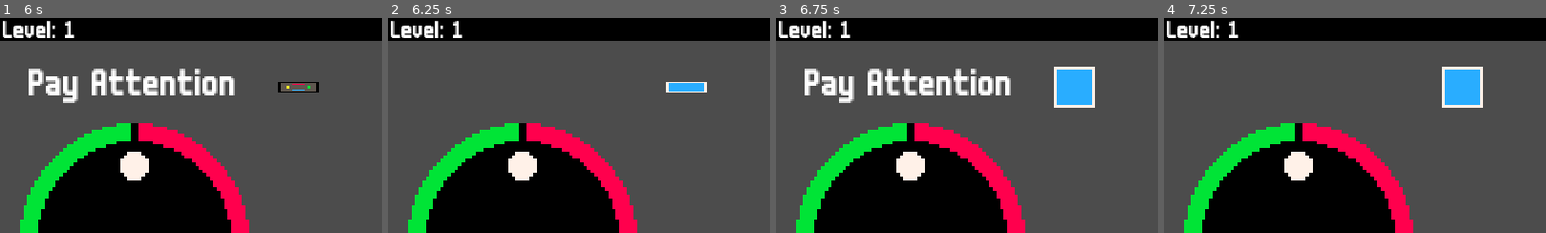
Above: before the commit, frames 1-4 (left to right).
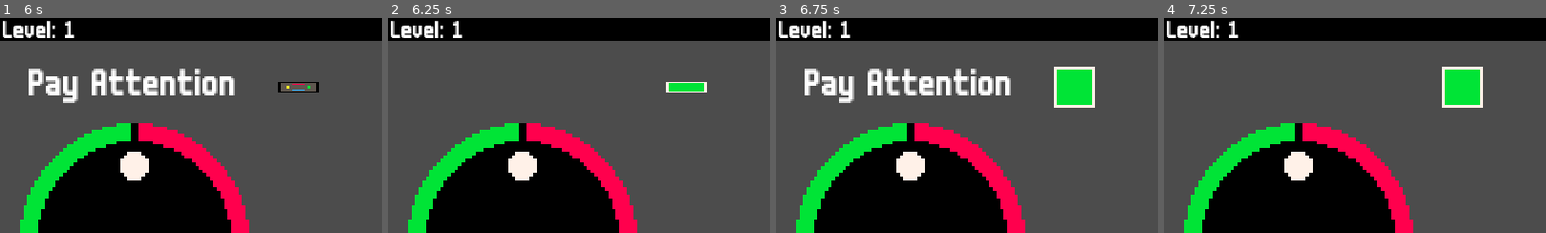
Above: after the commit, the same moments.

Repository: sugarvoid/memory-space
Game: Godot game, scene res://scene/SplashScreen.tscn
Two runs of this game, one before a commit and one after it. Both use one fixed random seed, a clock stepped at 60 frames per second and the inputs below.
Inputs:
- Up to frame 1 (6 s): tap Enter (ui_accept) at 0.5, 0.77, 1.52, 2, 2.75, 3.02, 3.77, 4.52, 5 s; hold Space (space) 0.53-1.28 s; tap Space (space) at 1.35, 2.85, 3.5, 4.35, 5.85 s; hold Space (space) 2.03-2.78 s; hold Space (space) 3.53-4.28 s; hold Space (space) 5.03-5.78 s
- Up to frame 2 (6.25 s): tap Enter (ui_accept) at 6.02 s
- Up to frame 3 (6.75 s): hold Space (space) from 6.53 s (still down)
- Up to frame 4 (7.25 s): keep holding Space (space); tap Enter (ui_accept) at 6.77 s
The pictures show only the part of the screen within x 0-50%, y 0-50%; the shares and areas given below are measured in that part.

Frame 1 is identical in both runs. In frame 2, 0.4% of the frame differs, in the area x 73-83%, y 30-35%; in frame 3, 1.5%, in the area x 73-83%, y 24-41%; in frame 4, 1.5%.

Commit message:
Added normal mode

Diff:
--- a/Game.gd
+++ b/Game.gd
@@ -1,14 +1,14 @@
 extends Node2D
 
 
+onready var square_container = get_node("SquareContainer")
+onready var pSquare = preload("res://Section.tscn")
+onready var starting_position: Vector2 = get_node("StartingPos").position
+
+
 const level_string = "Level: %s"
-
-onready var square_container = get_node("SquareContainer")
-
-onready var pSquare = preload("res://Section.tscn")
-
-
-onready var starting_position: Vector2 = get_node("StartingPos").position
+const row_one_y = 55
+const row_two_y = 95
 
 
 enum GAME_STATE {
@@ -28,21 +28,15 @@
 var current_level: int
 var is_level_over: bool = false
 var state = GAME_STATE.BEFORE_ROUND
-var game_mode = GAME_MODE.EASY
+var game_mode = GAME_MODE.NORMAL
 var desired_pattern : Array
 var player_seleted_pattern : Array
 var player_current_guess: int
 var w_space: int
 var done_checking: bool = false
-
-
-
-
-const row_one_y = 55
-const row_two_y = 95
-
-
+var NORMAL_MODE_PATTERN: Array = []
 var square_pos: Array
+
 
 
 func _int_to_color(number: int) -> String:
@@ -54,33 +48,30 @@
 	]
 	return strings[number]
 
+
 func _ready():
 	current_level = 1
-
+	rng = RandomNumberGenerator.new()
 	_fill_in_postions()
 
+
+	if game_mode == GAME_MODE.NORMAL:
+		NORMAL_MODE_PATTERN.resize(50)
+		_create_normal_pattern()
+
 	_start_new_level()
 
 
 
-
-	rng = RandomNumberGenerator.new()
-
-
-
-
 func _add_squares():
-
 	for c in square_container.get_children():
 		c.queue_free()
 
 	for l in current_level:
 		_spawnSquare(square_pos[l])
 
+
 func _process(_delta):
-
-
-
 	_update_level_label()
 	if Input.is_action_pressed("ui_cancel"):
 		get_tree().quit()
@@ -104,8 +95,14 @@
 				done_checking = false
 
 
+func _create_normal_pattern() -> void:
+	for i in 50:
+		NORMAL_MODE_PATTERN[i] = _get_random_number()
+
+
 func _update_level_label() -> void:
 	$LblLevel.text = level_string % str(current_level)
+
 
 func _compare_squares() -> void:
 	#print(square_container.get_children())
@@ -148,28 +145,30 @@
 
 
 
-
 func _spawnSquare(pos: Vector2) -> void:
 	var new_square = pSquare.instance()
 	new_square.position = pos
 	$SquareContainer.add_child(new_square)
 
+
 func _resizeArrays(cur_lvl: int):
-	pass
-	#self.desired_pattern.clear()
 	self.player_seleted_pattern.clear()
-	#self.desired_pattern.resize(cur_lvl)
 	self.player_seleted_pattern.resize(cur_lvl)
+
 
 func _reset_player_guess() -> void:
 	player_current_guess = 0
 
 
-func _generate_new_pattern() -> void:
-	print(game_mode)
-	_resizeArrays(self.current_level)
-	for n in self.current_level:
-		desired_pattern[n] = _get_random_number()
+func _generate_level_pattern() -> void:
+	match(game_mode):
+		GAME_MODE.EASY:
+			desired_pattern = Global.EASY_MODE_PATTERN.slice(0, (current_level - 1) )
+		GAME_MODE.NORMAL:
+			desired_pattern = NORMAL_MODE_PATTERN.slice(0, (current_level - 1) )
+		GAME_MODE.HARD:
+			for n in self.current_level:
+				desired_pattern[n] = _get_random_number()
 
 
 func _start_ball() -> void:
@@ -190,10 +189,6 @@
 		pass
 		#square_container.get_child(n).set_result_sprite(player_seleted_pattern[n] == desired_pattern[n])
 		#square_container.get_child(n).show_result()
-
-	print('desired pattern')
-	for i in desired_pattern:
-		print(_int_to_color(i))
 
 
 
@@ -238,15 +233,9 @@
 	is_level_over = false
 	player_current_guess = 0
 
-	match(game_mode):
-		GAME_MODE.EASY:
-			_resizeArrays(self.current_level)
-			desired_pattern = Global.EASY_MODE_PATTERN.slice(0, (current_level - 1) )
-			print(desired_pattern)
-		GAME_MODE.NORMAL:
-			pass
-		GAME_MODE.HARD:
-			_generate_new_pattern()
+	_resizeArrays(self.current_level)
+
+	_generate_level_pattern()
 
 	_add_squares()
 	state = GAME_STATE.BEFORE_ROUND
